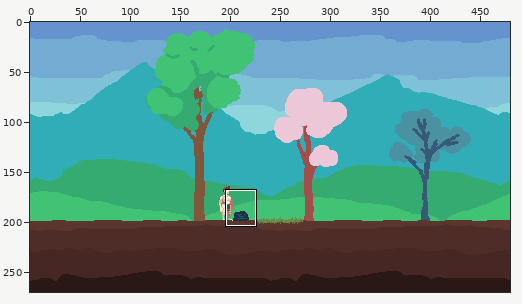
Pixel-art file: proj/arcane/res/tex/_slop/new_bg/plains.aseprite. The picture above shows the old version from afar; the outline marks the close-up.
Close-up. First the earlier version:
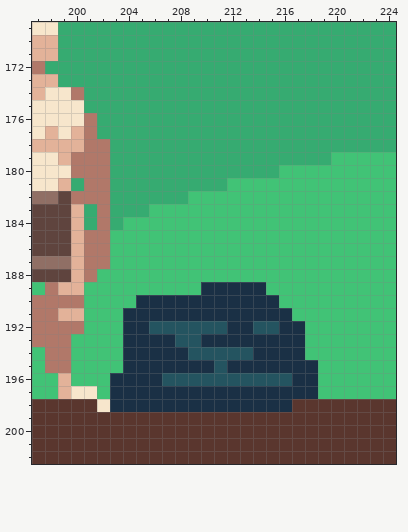
480x270 pixels, 1 frame. Shown: x 197..224, y 169..202.
After:
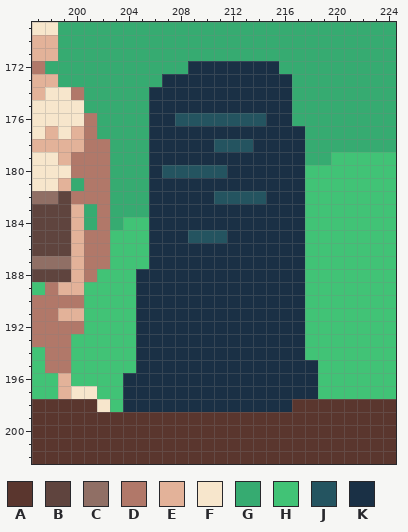
Palette (. is transparent): A #5a362e  B #5f443e  C #906f65  D #b17869  E #e3b299  F #f7e6cc  G #36ab71  H #41c376  J #245460  K #1a3045
Difference:
Layer "base_stone":
Colour K gives way to colour H in rows 191 to 195 at x 204; in rows 196 to 198 at x 203.
Colour G gives way to colour J in row 176 at x 208 to 214; in row 178 at x 211 to 213; in row 180 at x 207 to 211.
Colour H gives way to colour J in row 182 at x 211 to 214; in row 185 at x 209 to 211.
Colour G gives way to colour K in row 172 at x 209 to 215; in row 173 at x 207 to 216; in rows 174 to 175 at x 206 to 216; in row 176 at x 206 to 207 and 215 to 216; in row 177 at x 206 to 217; in row 178 at x 206 to 210 and 214 to 217.
Colour G gives way to colour K in row 179 at x 206 to 217; in row 180 at x 206 and 212 to 215; in row 181 at x 206 to 211; in row 182 at x 206 to 208.
Colour H gives way to colour K in row 180 at x 216 to 217; in row 181 at x 212 to 217; in row 182 at x 209 to 210 and 215 to 217; in rows 183 to 184 at x 206 to 217; in row 185 at x 206 to 208 and 212 to 217; in rows 186 to 187 at x 206 to 217.
Colour H gives way to colour K in row 188 at x 205 to 217; in row 189 at x 205 to 209 and 215 to 217; in row 190 at x 216 to 217; in row 191 at x 217.
Colour J gives way to colour K in row 192 at x 206 to 211 and 214 to 215; in row 193 at x 208 to 209; in row 194 at x 209 to 213; in row 195 at x 211; in row 196 at x 207 to 216.
Pixel boxes of the changes (left, top, right, bottom) in both close-ups:
changed: (110, 61, 305, 412)
